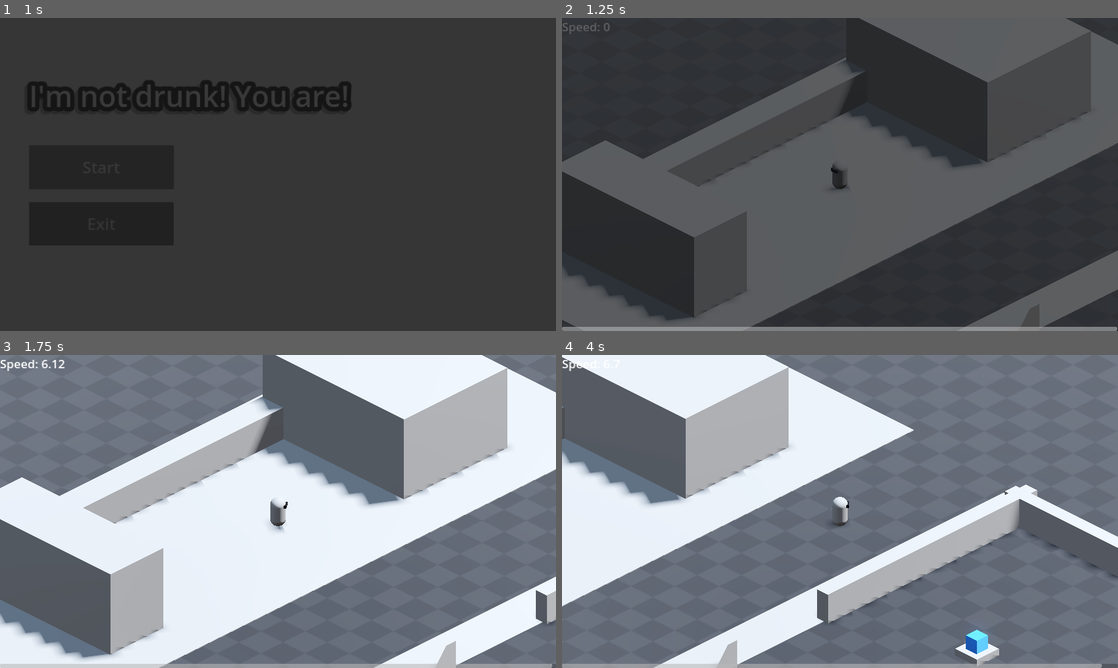
Above: before the commit, frames 1-4 (two rows, left to right).
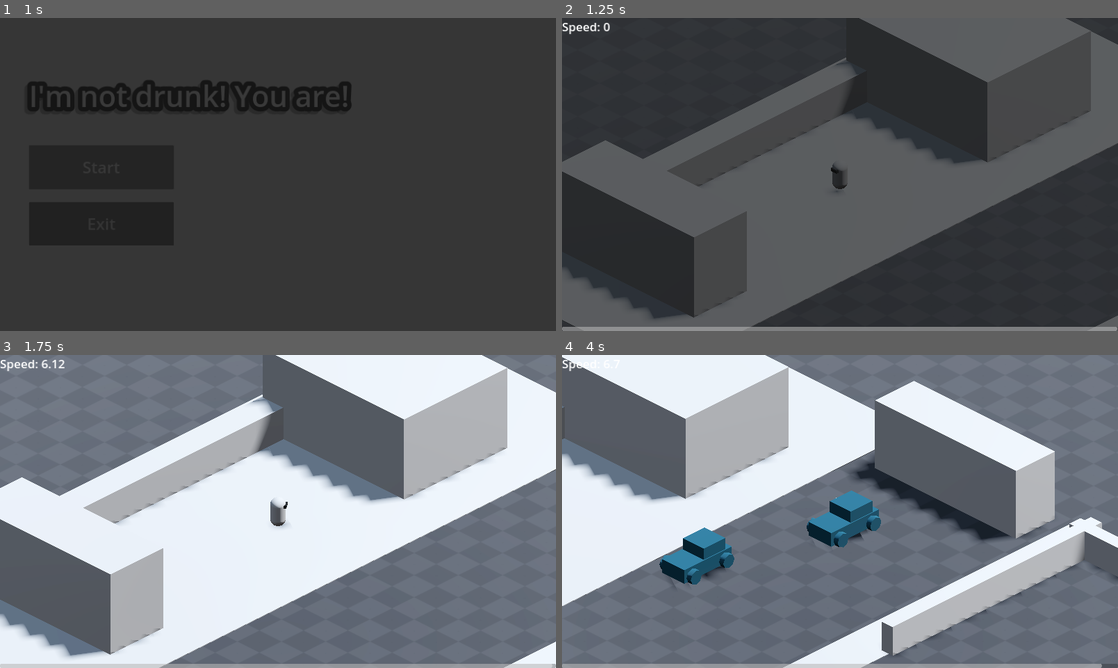
Above: after the commit, the same moments.

Repository: YordanosZt/brackeys-game-jam
Game: Godot game, scene res://UI/main_menu.tscn
Same seed, same stepped clock (60 frames per second), same inputs: the game is played once before the commit and once after it.
Inputs (mouse positions are in pixels of both pictures, inside the frame that each line leads up to):
- Up to frame 1 (1 s): click "Start" at 0.5 s
- Up to frame 2 (1.25 s): no input
- Up to frame 3 (1.75 s): tap Enter at 1.25 s; move the mouse to (400, 495) at 1.27 s; hold D (right) from 1.28 s (still down); tap Backspace at 1.35 s; click (400, 495) at 1.42 s
- Up to frame 4 (4 s): release D (right) at 2 s; drag from (728, 527) to (812, 574) at 2.02 s; move the mouse to (895, 442) at 2.77 s; hold D (right) 2.78-3.5 s; tap F at 2.85 s; drag from (812, 574) to (673, 464) at 3.52 s

Frame 1 is identical in both runs. In frame 2, 2.9% of the frame differs, in the area x 0-100%, y 1-100%; in frame 3, 4.6%; in frame 4, 27%, in the area x 0-100%, y 8-100%.

Commit message:
Add car and spawner

Diff:
--- /dev/null
+++ b/Entities/Obstacles/Car/car.gd
@@ -0,0 +1,8 @@
+extends Node3D
+
+var speed: float = 10.0
+
+func _process(delta: float) -> void:
+	var move_vec = transform.basis.z * speed * delta
+
+	global_translate(move_vec)
--- /dev/null
+++ b/Entities/Obstacles/Car/car.tscn
@@ -0,0 +1,41 @@
+[gd_scene load_steps=3 format=3 uid="uid://ba4o2w5oylmo3"]
+
+[ext_resource type="Script" path="res://Entities/Obstacles/Car/car.gd" id="1_r2w5c"]
+
+[sub_resource type="StandardMaterial3D" id="StandardMaterial3D_fsdkw"]
+albedo_color = Color(0.0480917, 0.236317, 0.293382, 1)
+
+[node name="Car" type="Node3D"]
+script = ExtResource("1_r2w5c")
+
+[node name="Visuals" type="Node3D" parent="."]
+
+[node name="CSGBox3D" type="CSGBox3D" parent="Visuals"]
+transform = Transform3D(1, 0, 0, 0, 1, 0, 0, 0, 1, 0, 1.37504, 0)
+material_override = SubResource("StandardMaterial3D_fsdkw")
+size = Vector3(2.02734, 1, 4.29492)
+
+[node name="CSGBox3D2" type="CSGBox3D" parent="Visuals"]
+transform = Transform3D(1, 0, 0, 0, 1, 0, 0, 0, 1, 0, 2.18705, -0.657227)
+material_override = SubResource("StandardMaterial3D_fsdkw")
+size = Vector3(1.88477, 1, 1.9707)
+
+[node name="CSGCylinder3D" type="CSGCylinder3D" parent="Visuals"]
+transform = Transform3D(-4.37114e-08, 1, 0, -1, -4.37114e-08, 0, 0, 0, 1, 1.09601, 1.20496, 1.45525)
+material_override = SubResource("StandardMaterial3D_fsdkw")
+height = 0.601293
+
+[node name="CSGCylinder3D2" type="CSGCylinder3D" parent="Visuals"]
+transform = Transform3D(-4.37114e-08, 1, 0, -1, -4.37114e-08, 0, 0, 0, 1, 1.09601, 1.20496, -1.49239)
+material_override = SubResource("StandardMaterial3D_fsdkw")
+height = 0.601293
+
+[node name="CSGCylinder3D3" type="CSGCylinder3D" parent="Visuals"]
+transform = Transform3D(-4.37114e-08, 1, 0, -1, -4.37114e-08, 0, 0, 0, 1, -1.13635, 1.20496, 1.45525)
+material_override = SubResource("StandardMaterial3D_fsdkw")
+height = 0.601293
+
+[node name="CSGCylinder3D4" type="CSGCylinder3D" parent="Visuals"]
+transform = Transform3D(-4.37114e-08, 1, 0, -1, -4.37114e-08, 0, 0, 0, 1, -1.13635, 1.20496, -1.49239)
+material_override = SubResource("StandardMaterial3D_fsdkw")
+height = 0.601293
--- /dev/null
+++ b/Reusables/Spawner/spawner.gd
@@ -0,0 +1,25 @@
+extends Node3D
+
+@export var spawn_rate: float = 1.0
+@export var spawn_pts: Array[Marker3D]
+@export var spawn_item: PackedScene
+
+@export var spawn_width: float
+
+@onready var timer: Timer = $Timer
+
+func _ready() -> void:
+	timer.wait_time = 1 / spawn_rate
+
+func spawn() -> void:
+	var _item = spawn_item.instantiate()
+	var rand_pt = spawn_pts[randi_range(0, spawn_pts.size() - 1)]
+	var rand_mult = -1 if randf() < 0.5 else 1
+
+	_item.position = rand_pt.position
+	_item.position.x += rand_mult * randf_range(0, spawn_width) / 2
+	_item.rotation = rand_pt.rotation
+	add_child(_item)
+
+func _on_timer_timeout() -> void:
+	spawn()
--- /dev/null
+++ b/Reusables/Spawner/spawner.tscn
@@ -0,0 +1,27 @@
+[gd_scene load_steps=2 format=3 uid="uid://cqsr6amxf6wgr"]
+
+[ext_resource type="Script" path="res://Reusables/Spawner/spawner.gd" id="1_64upg"]
+
+[node name="Spawner" type="Node3D" node_paths=PackedStringArray("spawn_pts")]
+script = ExtResource("1_64upg")
+spawn_pts = [NodePath("Point1"), NodePath("Point2")]
+spawn_width = 12.767
+
+[node name="Point1" type="Marker3D" parent="."]
+transform = Transform3D(1, 0, 0, 0, 1, 0, 0, 0, 1, 1.36108, 0, -23.4878)
+
+[node name="CSGBox3D" type="CSGBox3D" parent="Point1"]
+transform = Transform3D(1, 0, 0, 0, 1, 0, 0, 0, 1, 0, 2.97076, 0)
+size = Vector3(12.7675, 5.01965, 3.5293)
+
+[node name="Point2" type="Marker3D" parent="."]
+transform = Transform3D(-1, 0, 8.9407e-08, 0, 1, 0, -8.9407e-08, 0, -1, 1.36108, 0, 21.3298)
+
+[node name="CSGBox3D" type="CSGBox3D" parent="Point2"]
+transform = Transform3D(1, 0, 0, 0, 1, 0, 0, 0, 1, 0, 2.97076, 0)
+size = Vector3(12.7675, 5.01965, 3.5293)
+
+[node name="Timer" type="Timer" parent="."]
+autostart = true
+
+[connection signal="timeout" from="Timer" to="." method="_on_timer_timeout"]
--- a/Scenes/world.tscn
+++ b/Scenes/world.tscn
@@ -7,6 +7,8 @@
 [ext_resource type="PackedScene" uid="uid://brb6rjd4g0cng" path="res://Reusables/Item/delivery_item.tscn" id="4_a2wja"]
 [ext_resource type="PackedScene" uid="uid://cnu1ovuvexvsk" path="res://Reusables/Triggers/delivery_place.tscn" id="5_jyu0a"]
 [ext_resource type="PackedScene" uid="uid://cv1htmqwp4c0" path="res://Entities/Obstacles/Crowd/crowd.tscn" id="7_v5sha"]
+[ext_resource type="PackedScene" uid="uid://cqsr6amxf6wgr" path="res://Reusables/Spawner/spawner.tscn" id="8_2xre1"]
+[ext_resource type="PackedScene" uid="uid://ba4o2w5oylmo3" path="res://Entities/Obstacles/Car/car.tscn" id="9_0q6y6"]
 
 [sub_resource type="ProceduralSkyMaterial" id="ProceduralSkyMaterial_6uwx3"]
 sky_horizon_color = Color(0.64625, 0.65575, 0.67075, 1)
@@ -111,11 +113,11 @@
 environment = SubResource("Environment_8tll8")
 
 [node name="DirectionalLight3D" type="DirectionalLight3D" parent="."]
-transform = Transform3D(-0.866023, -0.433016, 0.250001, 0, 0.499998, 0.866027, -0.500003, 0.749999, -0.43301, 0, 0, 0)
+transform = Transform3D(-0.866024, -0.433016, 0.250001, 0, 0.499998, 0.866026, -0.500003, 0.749999, -0.43301, -5.85828, 0, 0)
 shadow_enabled = true
 
 [node name="Player" parent="." instance=ExtResource("2_awfes")]
-transform = Transform3D(1, 0, 0, 0, 1, 0, 0, 0, 1, 0.273926, 0.445016, -1.31812)
+transform = Transform3D(1, 0, 0, 0, 1, 0, 0, 0, 1, -5.58435, 0.445016, -1.31812)
 
 [node name="Env" type="Node3D" parent="."]
 
@@ -208,17 +210,89 @@
 [node name="CollisionShape3D" type="CollisionShape3D" parent="Env/Table3/StaticBody3D"]
 shape = SubResource("BoxShape3D_0w4su")
 
-[node name="DeliveryItem" parent="." instance=ExtResource("4_a2wja")]
+[node name="DeliveryItem" parent="Env" instance=ExtResource("4_a2wja")]
 transform = Transform3D(1, 0, 0, 0, 1, 0, 0, 0, 1, 31.9252, 1.5, -9.37476)
 
-[node name="DeliveryItem2" parent="." instance=ExtResource("4_a2wja")]
+[node name="DeliveryItem2" parent="Env" instance=ExtResource("4_a2wja")]
 transform = Transform3D(1, 0, 0, 0, 1, 0, 0, 0, 1, 81.3765, 1.5, 1.08967)
 
-[node name="DeliveryItem3" parent="." instance=ExtResource("4_a2wja")]
+[node name="DeliveryItem3" parent="Env" instance=ExtResource("4_a2wja")]
 transform = Transform3D(1, 0, 0, 0, 1, 0, 0, 0, 1, 34.0099, 1.5, 50.8494)
 
-[node name="DeliveryPlace" parent="." instance=ExtResource("5_jyu0a")]
+[node name="DeliveryPlace" parent="Env" instance=ExtResource("5_jyu0a")]
 transform = Transform3D(-4.37114e-08, 0, -1, 0, 1, 0, 1, 0, -4.37114e-08, 119.182, 0, 51.0918)
+
+[node name="Crowd" parent="Env" instance=ExtResource("7_v5sha")]
+transform = Transform3D(1, 0, 0, 0, 1, 0, 0, 0, 1, 41.2647, 0.510895, 15.2242)
+
+[node name="Crowd2" parent="Env" instance=ExtResource("7_v5sha")]
+transform = Transform3D(1, 0, 0, 0, 1, 0, 0, 0, 1, 41.6791, 0.510895, -7.58984)
+
+[node name="Crowd3" parent="Env" instance=ExtResource("7_v5sha")]
+transform = Transform3D(1, 0, 0, 0, 1, 0, 0, 0, 1, 76.422, 0.510895, 4.93628)
+
+[node name="Crowd4" parent="Env" instance=ExtResource("7_v5sha")]
+transform = Transform3D(1, 0, 0, 0, 1, 0, 0, 0, 1, 70.2981, 0.510956, 49.84)
+
+[node name="Crowd5" parent="Env" instance=ExtResource("7_v5sha")]
+transform = Transform3D(1, 0, 0, 0, 1, 0, 0, 0, 1, 101.105, 0.510956, 42.0544)
+
+[node name="Prototype" type="Node3D" parent="Env"]
+
+[node name="CSGBox3D" type="CSGBox3D" parent="Env/Prototype"]
+transform = Transform3D(1, 0, 0, 0, 1, 0, 0, 0, 1, -7.10056, 0.0629883, -1.83557)
+use_collision = true
+size = Vector3(20, 1, 50)
+
+[node name="CSGBox3D2" type="CSGBox3D" parent="Env/Prototype"]
+transform = Transform3D(1, 0, 0, 0, 1, 0, 0, 0, 1, -7.60132, 2.98688, -14.9663)
+use_collision = true
+size = Vector3(12.792, 6.97375, 9.35107)
+
+[node name="CSGBox3D4" type="CSGBox3D" parent="Env/Prototype"]
+transform = Transform3D(1, 0, 0, 0, 1, 0, 0, 0, 1, -6.87345, 2.98688, 14.6068)
+use_collision = true
+size = Vector3(12.792, 6.97375, 4.77515)
+
+[node name="CSGBox3D3" type="CSGBox3D" parent="Env/Prototype"]
+transform = Transform3D(1, 0, 0, 0, 1, 0, 0, 0, 1, -13.104, 1.19, 2.31244)
+use_collision = true
+size = Vector3(1.94751, 3.38, 25.3624)
+
+[node name="CSGBox3D5" type="CSGBox3D" parent="Env/Prototype"]
+transform = Transform3D(1, 0, 0, 0, 1, 0, 0, 0, 1, 20.174, 0.0145264, 21.6966)
+use_collision = true
+size = Vector3(3.51343, 1, 94.0938)
+
+[node name="CSGBox3D6" type="CSGBox3D" parent="Env/Prototype"]
+transform = Transform3D(1, 0, 0, 0, 1, 0, 0, 0, 1, 21.7982, 1.06274, 36.369)
+use_collision = true
+size = Vector3(1, 3.12549, 67.4353)
+
+[node name="CSGBox3D10" type="CSGBox3D" parent="Env/Prototype"]
+transform = Transform3D(1, 0, 0, 0, 1, 0, 0, 0, 1, 108.242, 1.06274, 8.854)
+use_collision = true
+size = Vector3(1, 3.12549, 67.4353)
+
+[node name="CSGBox3D11" type="CSGBox3D" parent="Env/Prototype"]
+transform = Transform3D(1, 0, 0, 0, 1, 0, 0, 0, 1, 108.242, 1.06274, 63.2804)
+use_collision = true
+size = Vector3(1, 3.12549, 12.9609)
+
+[node name="CSGBox3D8" type="CSGBox3D" parent="Env/Prototype"]
+transform = Transform3D(-4.37114e-08, 0, -1, 0, 1, 0, 1, 0, -4.37114e-08, 65.0493, 1.06274, 68.6113)
+use_collision = true
+size = Vector3(1, 3.12549, 88.2113)
+
+[node name="CSGBox3D9" type="CSGBox3D" parent="Env/Prototype"]
+transform = Transform3D(-4.37114e-08, 0, -1, 0, 1, 0, 1, 0, -4.37114e-08, 65.0493, 1.06274, -23.3744)
+use_collision = true
+size = Vector3(1, 3.12549, 88.2113)
+
+[node name="CSGBox3D7" type="CSGBox3D" parent="Env/Prototype"]
+transform = Transform3D(1, 0, 0, 0, 1, 0, 0, 0, 1, 21.7982, 1.06274, -14.9966)
+use_collision = true
+size = Vector3(1, 3.12549, 18.9087)
 
 [node name="CanvasLayer" type="CanvasLayer" parent="."]
 
@@ -270,74 +344,6 @@
 size_flags_horizontal = 3
 show_percentage = false
 
-[node name="Crowd" parent="." instance=ExtResource("7_v5sha")]
-transform = Transform3D(1, 0, 0, 0, 1, 0, 0, 0, 1, 41.2647, 0.510895, 15.2242)
-
-[node name="Crowd2" parent="." instance=ExtResource("7_v5sha")]
-transform = Transform3D(1, 0, 0, 0, 1, 0, 0, 0, 1, 41.6791, 0.510895, -7.58984)
-
-[node name="Crowd3" parent="." instance=ExtResource("7_v5sha")]
-transform = Transform3D(1, 0, 0, 0, 1, 0, 0, 0, 1, 76.422, 0.510895, 4.93628)
-
-[node name="Crowd4" parent="." instance=ExtResource("7_v5sha")]
-transform = Transform3D(1, 0, 0, 0, 1, 0, 0, 0, 1, 70.2981, 0.510956, 49.84)
-
-[node name="Crowd5" parent="." instance=ExtResource("7_v5sha")]
-transform = Transform3D(1, 0, 0, 0, 1, 0, 0, 0, 1, 101.105, 0.510956, 42.0544)
-
-[node name="Prototype" type="Node3D" parent="."]
-
-[node name="CSGBox3D" type="CSGBox3D" parent="Prototype"]
-transform = Transform3D(1, 0, 0, 0, 1, 0, 0, 0, 1, -1.24228, 0.0629883, -1.83557)
-use_collision = true
-size = Vector3(20, 1, 50)
-
-[node name="CSGBox3D2" type="CSGBox3D" parent="Prototype"]
-transform = Transform3D(1, 0, 0, 0, 1, 0, 0, 0, 1, -1.74304, 2.98688, -14.9663)
-use_collision = true
-size = Vector3(12.792, 6.97375, 9.35107)
-
-[node name="CSGBox3D4" type="CSGBox3D" parent="Prototype"]
-transform = Transform3D(1, 0, 0, 0, 1, 0, 0, 0, 1, -1.01517, 2.98688, 14.6068)
-use_collision = true
-size = Vector3(12.792, 6.97375, 4.77515)
-
-[node name="CSGBox3D3" type="CSGBox3D" parent="Prototype"]
-transform = Transform3D(1, 0, 0, 0, 1, 0, 0, 0, 1, -7.2457, 1.19, 2.31244)
-use_collision = true
-size = Vector3(1.94751, 3.38, 25.3624)
-
-[node name="CSGBox3D5" type="CSGBox3D" parent="Prototype"]
-transform = Transform3D(1, 0, 0, 0, 1, 0, 0, 0, 1, 20.174, 0.0145264, 21.6966)
-use_collision = true
-size = Vector3(3.51343, 1, 94.0938)
-
-[node name="CSGBox3D6" type="CSGBox3D" parent="Prototype"]
-transform = Transform3D(1, 0, 0, 0, 1, 0, 0, 0, 1, 21.7982, 1.06274, 36.369)
-use_collision = true
-size = Vector3(1, 3.12549, 67.4353)
-
-[node name="CSGBox3D10" type="CSGBox3D" parent="Prototype"]
-transform = Transform3D(1, 0, 0, 0, 1, 0, 0, 0, 1, 108.242, 1.06274, 8.854)
-use_collision = true
-size = Vector3(1, 3.12549, 67.4353)
-
-[node name="CSGBox3D11" type="CSGBox3D" parent="Prototype"]
-transform = Transform3D(1, 0, 0, 0, 1, 0, 0, 0, 1, 108.242, 1.06274, 63.2804)
-use_collision = true
-size = Vector3(1, 3.12549, 12.9609)
-
-[node name="CSGBox3D8" type="CSGBox3D" parent="Prototype"]
-transform = Transform3D(-4.37114e-08, 0, -1, 0, 1, 0, 1, 0, -4.37114e-08, 65.0493, 1.06274, 68.6113)
-use_collision = true
-size = Vector3(1, 3.12549, 88.2113)
-
-[node name="CSGBox3D9" type="CSGBox3D" parent="Prototype"]
-transform = Transform3D(-4.37114e-08, 0, -1, 0, 1, 0, 1, 0, -4.37114e-08, 65.0493, 1.06274, -23.3744)
-use_collision = true
-size = Vector3(1, 3.12549, 88.2113)
-
-[node name="CSGBox3D7" type="CSGBox3D" parent="Prototype"]
-transform = Transform3D(1, 0, 0, 0, 1, 0, 0, 0, 1, 21.7982, 1.06274, -14.9966)
-use_collision = true
-size = Vector3(1, 3.12549, 18.9087)
+[node name="CarSpawner" parent="." instance=ExtResource("8_2xre1")]
+transform = Transform3D(1, 0, 0, 0, 1, 0, 0, 0, 1, 9.51642, 0, 0)
+spawn_item = ExtResource("9_0q6y6")
Not shown: 1 places in Scenes/world.tscn that only renumber resources
